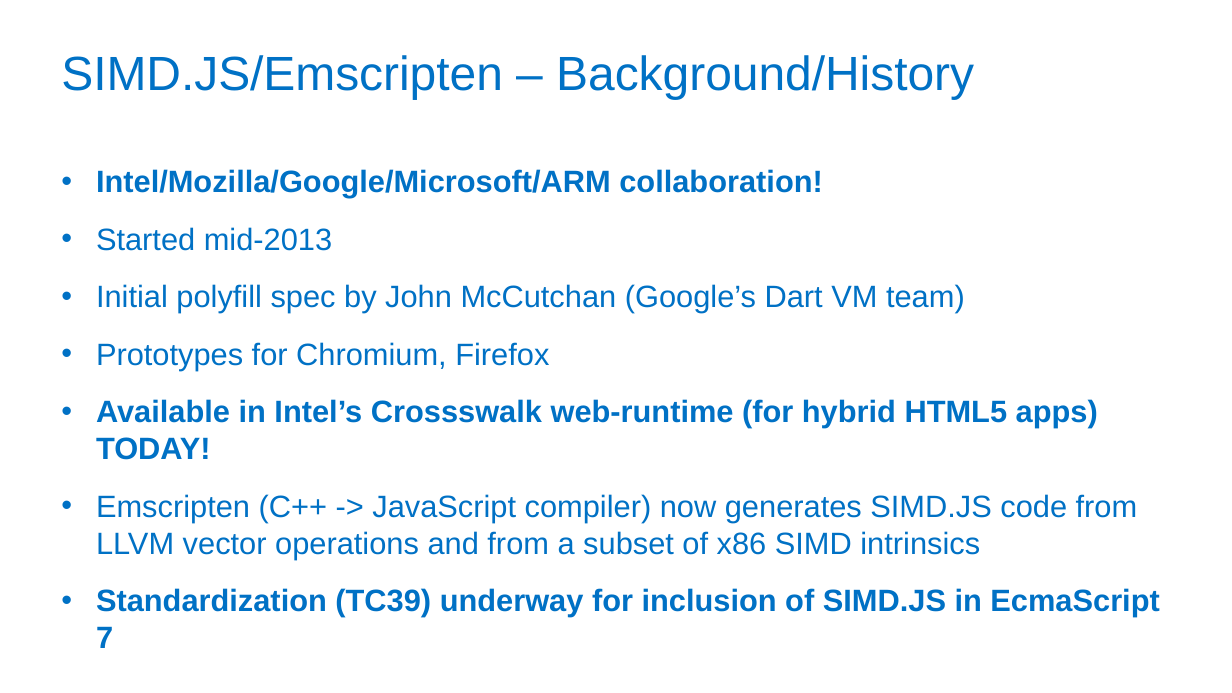
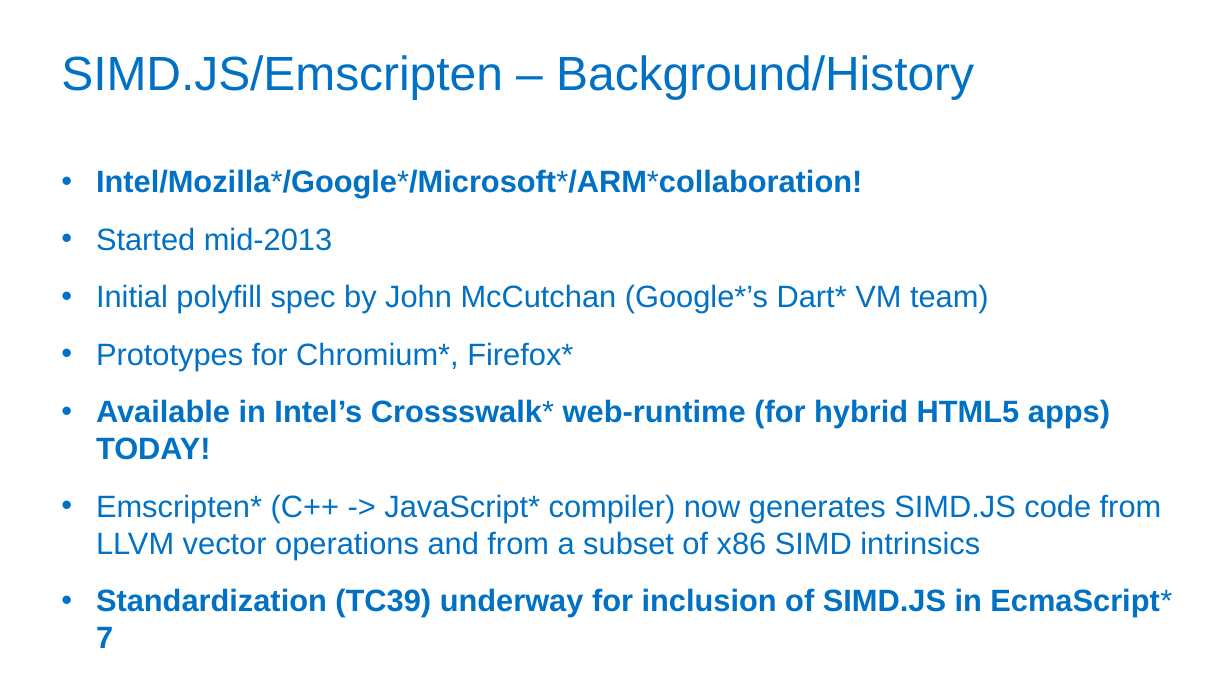
Before and after one commit to PeterJensen/wpmvp2015, a slide deck: slide 8 of simdjs-presentation.pptx. Drawn at 1232x693 pixels with LibreOffice and Linux fonts; fonts in the diff are those of the drawing; background and template pictures are left out. Boxes give left, top, right and bottom in pixels: in the first picture for what was removed or moved away, otherwise in the second. Text is boxed around its words. In the diff, an @@ line names an element or a change of style, - is before the commit and + after.

```diff
--- a/simdjs-presentation.pptx
+++ b/simdjs-presentation.pptx
@@ text at bbox=[96, 169, 862, 198]: text changed @@
-• Intel/Mozilla/Google/Microsoft/ARM collaboration!
+• Intel/Mozilla*/Google*/Microsoft*/ARM*collaboration!
@@ text at bbox=[96, 284, 1172, 617]: text changed @@
-• Initial polyfill spec by John McCutchan (Google’s Dart VM team)
-• Prototypes for Chromium, Firefox
-• Available in Intel’s Crossswalk web-runtime (for hybrid HTML5 apps) TODAY!
-• Emscripten (C++ -> JavaScript compiler) now generates SIMD.JS code from LLVM vector operations and from a subset of x86 SIMD intrinsics
-• Standardization (TC39) underway for inclusion of SIMD.JS in EcmaScript 7
+• Initial polyfill spec by John McCutchan (Google*’s Dart* VM team)
+• Prototypes for Chromium*, Firefox*
+• Available in Intel’s Crossswalk* web-runtime (for hybrid HTML5 apps) TODAY!
+• Emscripten* (C++ -> JavaScript* compiler) now generates SIMD.JS code from LLVM vector operations and from a subset of x86 SIMD intrinsics
+• Standardization (TC39) underway for inclusion of SIMD.JS in EcmaScript* 7
```
Also in this commit, not shown: 17 other slides changed, 4 slides added, 1 other file.
